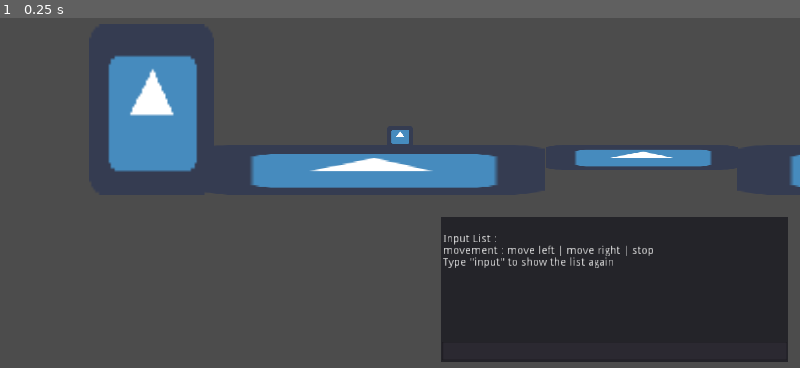
Above: before the commit, frame 1.
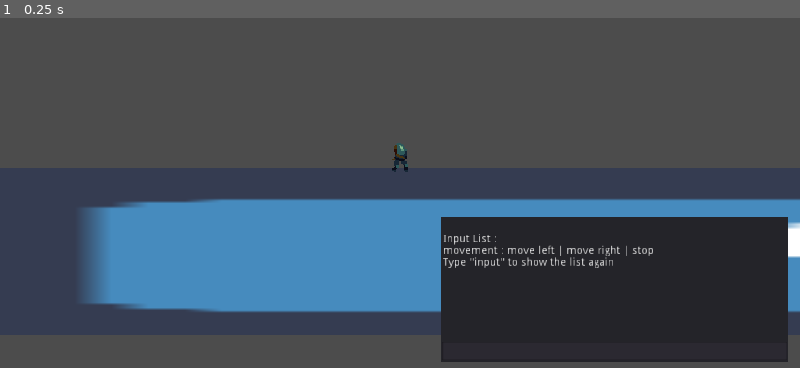
Above: after the commit, the same moment.

Repository: GustavoMarciano/LD41
Game: Godot game, scene res://levels/testlevel/TestLevel.tscn
Same seed, same stepped clock (60 frames per second), same inputs: the game is played once before the commit and once after it. This scene is started directly instead of the project's main scene. The engine's default icon, where the game draws it, is replaced by a stand-in: a white triangle on a blue panel in a dark square.
Inputs:
- Up to frame 1 (0.25 s): no input

The runs differ from the first frame. In frame 1, 25% of the frame differs, in the area x 10-100%, y 10-84%.

Commit message:
17:07-21/4/2018 Elevator build

Diff:
--- a/LD41/characters/player/Player.gd
+++ b/LD41/characters/player/Player.gd
@@ -14,7 +14,7 @@
 
 func _physics_process(delta):
 
-	walk = dir * 100
+	walk = dir * 50
 	walk = move_and_slide(walk,up)
 	position.y += 1
 
@@ -23,8 +23,10 @@
 	match direction:
 		"left":
 			dir = left
+			$"icon".flip_h = true
 		"right":
 			dir = right
+			$"icon".flip_h = false
 		"up":
 			dir = up
 		"down":
--- a/LD41/characters/player/Player.tscn
+++ b/LD41/characters/player/Player.tscn
@@ -1,16 +1,28 @@
-[gd_scene load_steps=5 format=2]
+[gd_scene load_steps=7 format=2]
 
 [ext_resource path="res://characters/player/Player.gd" type="Script" id=1]
 [ext_resource path="res://interface/HUD.tscn" type="PackedScene" id=2]
-[ext_resource path="res://icon.png" type="Texture" id=3]
+[ext_resource path="res://characters/player/player.png" type="Texture" id=3]
 
 [sub_resource type="CapsuleShape2D" id=1]
 
 custom_solver_bias = 0.0
-radius = 10.0
-height = 4.94785
+radius = 5.08544
+height = 1.93387
 
-[node name="KinematicBody2D" type="KinematicBody2D" index="0"]
+[sub_resource type="CapsuleShape2D" id=3]
+
+custom_solver_bias = 0.0
+radius = 5.10101
+height = 1.8512
+
+[sub_resource type="CapsuleShape2D" id=2]
+
+custom_solver_bias = 0.0
+radius = 14.4383
+height = 208.153
+
+[node name="KinematicBody2D" type="KinematicBody2D"]
 
 input_pickable = false
 collision_layer = 1
@@ -22,6 +34,7 @@
 
 [node name="CollisionShape2D" type="CollisionShape2D" parent="." index="1"]
 
+position = Vector2( 0.0415802, 1.62154 )
 shape = SubResource( 1 )
 
 [node name="Camera2D" type="Camera2D" parent="." index="2"]
@@ -29,7 +42,7 @@
 anchor_mode = 1
 rotating = false
 current = true
-zoom = Vector2( 1, 1 )
+zoom = Vector2( 0.3, 0.3 )
 limit_left = -10000000
 limit_top = -10000000
 limit_right = 10000000
@@ -41,16 +54,56 @@
 smoothing_speed = 5.0
 offset_v = 0.0
 offset_h = 0.0
-drag_margin_left = 0.2
+drag_margin_left = 0.0
 drag_margin_top = 0.2
-drag_margin_right = 0.2
+drag_margin_right = 0.0
 drag_margin_bottom = 0.2
 editor_draw_screen = true
 editor_draw_limits = false
 editor_draw_drag_margin = false
+_sections_unfolded = [ "Drag Margin" ]
 
 [node name="icon" type="Sprite" parent="." index="3"]
 
 position = Vector2( 0.0283699, -0.0701561 )
 scale = Vector2( 0.50483, 0.418265 )
 texture = ExtResource( 3 )
+hframes = 7
+frame = 2
+_sections_unfolded = [ "Animation", "Offset" ]
+
+[node name="PlayerArea2D" type="Area2D" parent="." index="4"]
+
+input_pickable = true
+gravity_vec = Vector2( 0, 1 )
+gravity = 98.0
+linear_damp = 0.1
+angular_damp = 1.0
+audio_bus_override = false
+audio_bus_name = "Master"
+
+[node name="CollisionShape2D" type="CollisionShape2D" parent="PlayerArea2D" index="0"]
+
+modulate = Color( 0.136335, 0.972656, 0.0417938, 1 )
+position = Vector2( 0.0565643, 1.52716 )
+shape = SubResource( 3 )
+_sections_unfolded = [ "Visibility" ]
+
+[node name="RadarAreaD2" type="Area2D" parent="." index="5"]
+
+input_pickable = true
+gravity_vec = Vector2( 0, 1 )
+gravity = 98.0
+linear_damp = 0.1
+angular_damp = 1.0
+audio_bus_override = false
+audio_bus_name = "Master"
+
+[node name="CollisionShape2D" type="CollisionShape2D" parent="RadarAreaD2" index="0"]
+
+modulate = Color( 0.972656, 0.805392, 0.0417938, 1 )
+self_modulate = Color( 0.101563, 1, 0, 1 )
+position = Vector2( 0.0565643, 1.52716 )
+rotation = 1.5708
+shape = SubResource( 2 )
+_sections_unfolded = [ "Transform", "Visibility" ]
--- a/LD41/interface/RichTextLabel.gd
+++ b/LD41/interface/RichTextLabel.gd
@@ -3,19 +3,20 @@
 func text_analyzer(new_text):
 	match new_text:
 		"input":
-			newline()
 			add_text("Input List :")
 			newline()
 			add_text("Movement : move left | move right")
 			newline()
 			add_text("Type input to show the list again ")
+			newline()
 		"move left":
 			$"../..".move("left")
 		"move right":
 			$"../..".move("right")
 		"stop":
 			$"../..".move("stop")
-
+		"clear":
+			clear()
 	pass
 
 func _on_LineEdit_text_entered(new_text):
--- a/LD41/levels/testlevel/TestLevel.tscn
+++ b/LD41/levels/testlevel/TestLevel.tscn
@@ -1,7 +1,8 @@
-[gd_scene load_steps=4 format=2]
+[gd_scene load_steps=5 format=2]
 
 [ext_resource path="res://icon.png" type="Texture" id=1]
-[ext_resource path="res://characters/player/Player.tscn" type="PackedScene" id=2]
+[ext_resource path="res://models/Elevator.tscn" type="PackedScene" id=2]
+[ext_resource path="res://characters/player/Player.tscn" type="PackedScene" id=3]
 
 [sub_resource type="RectangleShape2D" id=1]
 
@@ -13,8 +14,8 @@
 [node name="Sprite" type="Sprite" parent="." index="0"]
 
 editor/display_folded = true
-position = Vector2( 516.982, 320.012 )
-scale = Vector2( 6.94211, 1 )
+position = Vector2( 746.271, 320.012 )
+scale = Vector2( 14.1074, 1 )
 texture = ExtResource( 1 )
 __meta__ = {
 "_edit_group_": true
@@ -36,69 +37,13 @@
 
 shape = SubResource( 1 )
 
-[node name="Sprite4" type="Sprite" parent="." index="1"]
-
-editor/display_folded = true
-position = Vector2( 1207.43, 320.02 )
-scale = Vector2( 6.94211, 1 )
-texture = ExtResource( 1 )
-__meta__ = {
-"_edit_group_": true
-}
-
-[node name="StaticBody2D" type="StaticBody2D" parent="Sprite4" index="0"]
-
-position = Vector2( 0.276138, 0 )
-scale = Vector2( 1.04621, 1 )
-input_pickable = false
-collision_layer = 1
-collision_mask = 1
-constant_linear_velocity = Vector2( 0, 0 )
-constant_angular_velocity = 0.0
-friction = 1.0
-bounce = 0.0
-
-[node name="CollisionShape2D" type="CollisionShape2D" parent="Sprite4/StaticBody2D" index="0"]
-
-shape = SubResource( 1 )
-
-[node name="Sprite5" type="Sprite" parent="." index="2"]
-
-editor/display_folded = true
-position = Vector2( 863.075, 304.434 )
-scale = Vector2( 3.84671, 0.5 )
-texture = ExtResource( 1 )
-__meta__ = {
-"_edit_group_": true
-}
-
-[node name="StaticBody2D" type="StaticBody2D" parent="Sprite5" index="0"]
-
-position = Vector2( 0.276138, 0 )
-scale = Vector2( 1.04621, 1 )
-input_pickable = false
-collision_layer = 1
-collision_mask = 1
-constant_linear_velocity = Vector2( 0, 0 )
-constant_angular_velocity = 0.0
-friction = 1.0
-bounce = 0.0
-
-[node name="CollisionShape2D" type="CollisionShape2D" parent="Sprite5/StaticBody2D" index="0"]
-
-modulate = Color( 0, 0, 0, 1 )
-self_modulate = Color( 0, 0, 0, 1 )
-position = Vector2( 0.088089, 0.0692139 )
-scale = Vector2( 1.00279, 1 )
-shape = SubResource( 1 )
-_sections_unfolded = [ "Visibility" ]
-
-[node name="Sprite3" type="Sprite" parent="." index="3"]
+[node name="Sprite3" type="Sprite" parent="." index="1"]
 
 editor/display_folded = true
 position = Vector2( 236, 243.226 )
 scale = Vector2( 2.5, 3.41332 )
 texture = ExtResource( 1 )
+_sections_unfolded = [ "Animation" ]
 __meta__ = {
 "_edit_group_": true
 }
@@ -119,6 +64,8 @@
 
 shape = SubResource( 1 )
 
-[node name="KinematicBody2D" parent="." index="4" instance=ExtResource( 2 )]
+[node name="Elevator" parent="." index="2" instance=ExtResource( 2 )]
+
+[node name="Player" parent="." index="3" instance=ExtResource( 3 )]
 
 position = Vector2( 553.676, 275.058 )
--- /dev/null
+++ b/LD41/models/Elevator.gd
@@ -0,0 +1,15 @@
+extends Sprite
+
+func action():
+	$"AnimationPlayer".play()
+
+func _on_Area2D_area_entered(area):
+	if area == $"../Player/RadarAreaD2":
+		$"../Player/HUD/RichTextLabel".newline()
+		$"../Player/HUD/RichTextLabel".add_text("You're getting closer to  (elevator) ...")
+	elif area == $"../Player/PlayerArea2D":
+		$"../Player/HUD/RichTextLabel".newline()
+		$"../Player/HUD/RichTextLabel".add_text("You're in the elevator")
+		$"../Player/HUD/RichTextLabel".newline()
+		$"../Player/HUD/RichTextLabel".add_text("Use?")
+	pass # replace with function body
--- /dev/null
+++ b/LD41/models/Elevator.tscn
@@ -0,0 +1,105 @@
+[gd_scene load_steps=6 format=2]
+
+[ext_resource path="res://icon.png" type="Texture" id=1]
+[ext_resource path="res://models/Elevator.gd" type="Script" id=2]
+
+[sub_resource type="RectangleShape2D" id=1]
+
+custom_solver_bias = 0.0
+extents = Vector2( 30.5854, 31.0897 )
+
+[sub_resource type="RectangleShape2D" id=2]
+
+custom_solver_bias = 0.0
+extents = Vector2( 32.1452, 313.618 )
+
+[sub_resource type="Animation" id=3]
+
+resource_name = "move"
+length = 4.0
+loop = false
+step = 0.1
+tracks/0/type = "value"
+tracks/0/path = NodePath(".:position")
+tracks/0/interp = 1
+tracks/0/loop_wrap = true
+tracks/0/imported = false
+tracks/0/enabled = true
+tracks/0/keys = {
+"times": PoolRealArray( 0, 3.8 ),
+"transitions": PoolRealArray( 1, 1 ),
+"update": 0,
+"values": [ Vector2( 863.142, 351.01 ), Vector2( 868.935, 61.7746 ) ]
+}
+tracks/1/type = "value"
+tracks/1/path = NodePath(".:rotation_degrees")
+tracks/1/interp = 1
+tracks/1/loop_wrap = true
+tracks/1/imported = false
+tracks/1/enabled = true
+tracks/1/keys = {
+"times": PoolRealArray( 0, 3.8 ),
+"transitions": PoolRealArray( 1, 1 ),
+"update": 0,
+"values": [ 0.0, 0.0 ]
+}
+
+[node name="Sprite6" type="Sprite" index="0"]
+
+position = Vector2( 887.524, 305.867 )
+scale = Vector2( 0.86322, 0.516514 )
+texture = ExtResource( 1 )
+script = ExtResource( 2 )
+__meta__ = {
+"_edit_group_": true
+}
+
+[node name="StaticBody2D" type="StaticBody2D" parent="." index="0"]
+
+position = Vector2( 0.276138, 0 )
+rotation = 0.00126791
+scale = Vector2( 1.04621, 1 )
+input_pickable = false
+collision_layer = 1
+collision_mask = 1
+constant_linear_velocity = Vector2( 0, 0 )
+constant_angular_velocity = 0.0
+friction = 1.0
+bounce = 0.0
+
+[node name="CollisionShape2D" type="CollisionShape2D" parent="StaticBody2D" index="0"]
+
+modulate = Color( 0, 0, 0, 1 )
+self_modulate = Color( 0, 0, 0, 1 )
+position = Vector2( 0.088089, 0.0692139 )
+scale = Vector2( 1.00279, 1 )
+shape = SubResource( 1 )
+_sections_unfolded = [ "Transform" ]
+
+[node name="Area2D" type="Area2D" parent="." index="1"]
+
+input_pickable = true
+gravity_vec = Vector2( 0, 1 )
+gravity = 98.0
+linear_damp = 0.1
+angular_damp = 1.0
+audio_bus_override = false
+audio_bus_name = "Master"
+
+[node name="CollisionShape2D" type="CollisionShape2D" parent="Area2D" index="0"]
+
+position = Vector2( 0.239838, -296.842 )
+shape = SubResource( 2 )
+
+[node name="AnimationPlayer" type="AnimationPlayer" parent="." index="2"]
+
+root_node = NodePath("..")
+autoplay = ""
+playback_process_mode = 1
+playback_default_blend_time = 0.0
+playback_speed = 0.5
+anims/move = SubResource( 3 )
+blend_times = [  ]
+_sections_unfolded = [ "Playback Options" ]
+
+[connection signal="area_entered" from="Area2D" to="." method="_on_Area2D_area_entered"]
Binary file added: LD41/characters/player/player.png
Not shown, added: LD41/characters/player/player.png.import
